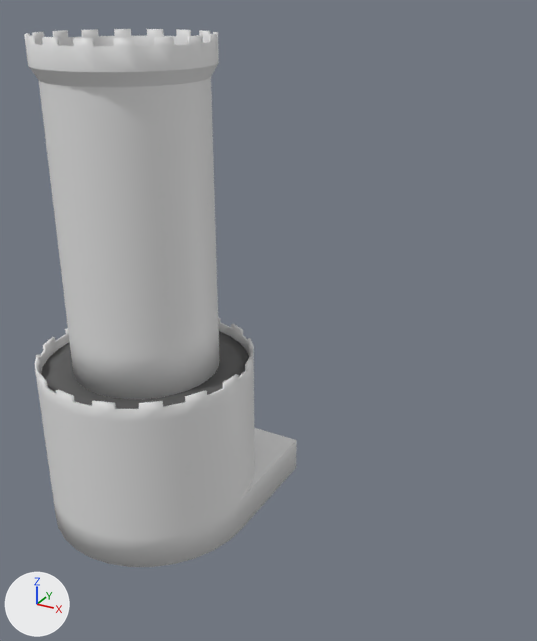
Before and after pictures for a commit that changed the Blender file Assets/Meshes/Blender Files/Tower.blend.
Both versions are drawn from a camera (50 mm lens) standing at (37.0, -45.5, 37.6) and looking at (11.3, 1.2, 14.3). Arrows for +X, +Y and +Z are at lower left; the lights stay in place.

In view in the first picture: 'Walls'.
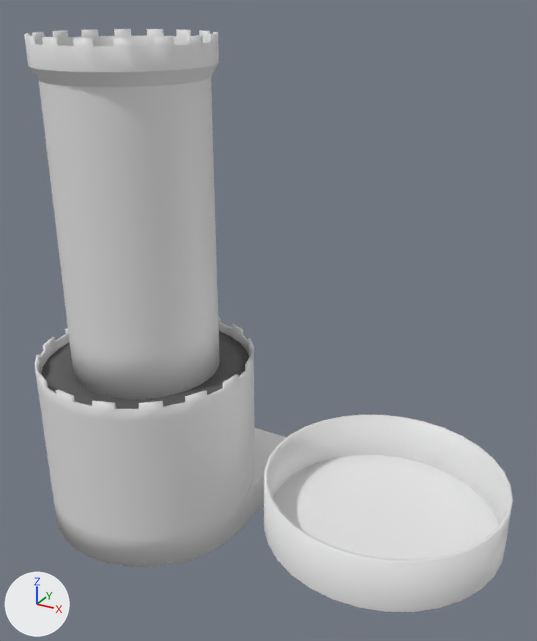
What differs and where, as boxes [x1, y1, x2, y2] in the pictures (537 x 641 px):
'Walls.001', added: after [264, 415, 513, 612]

What changed in the scene script:
```text
Add me_plane_002:
    me_plane_002.from_pydata(...)  # 64 vertices, 33 faces; spans x -9.0..9.0, y -9.0..9.0, z 0.0..4.0
    me_plane_002.polygons.foreach_set('use_smooth', [True] * 33)
    me_plane_002.materials.append(mat_stonewall)  # white #e7e7e7
Add ob_walls_001:
    ob_walls_001 = bpy.data.objects.new('Walls.001', me_plane_002)
    ob_walls_001.location = (22.12, 0.0, 0.0)
    _m = ob_walls_001.modifiers.new('Solidify', 'SOLIDIFY')
    _m.thickness = 0.25
    _m.offset = 1.0
    _m.use_even_offset = True
    _m.bevel_convex = 0.5
```
